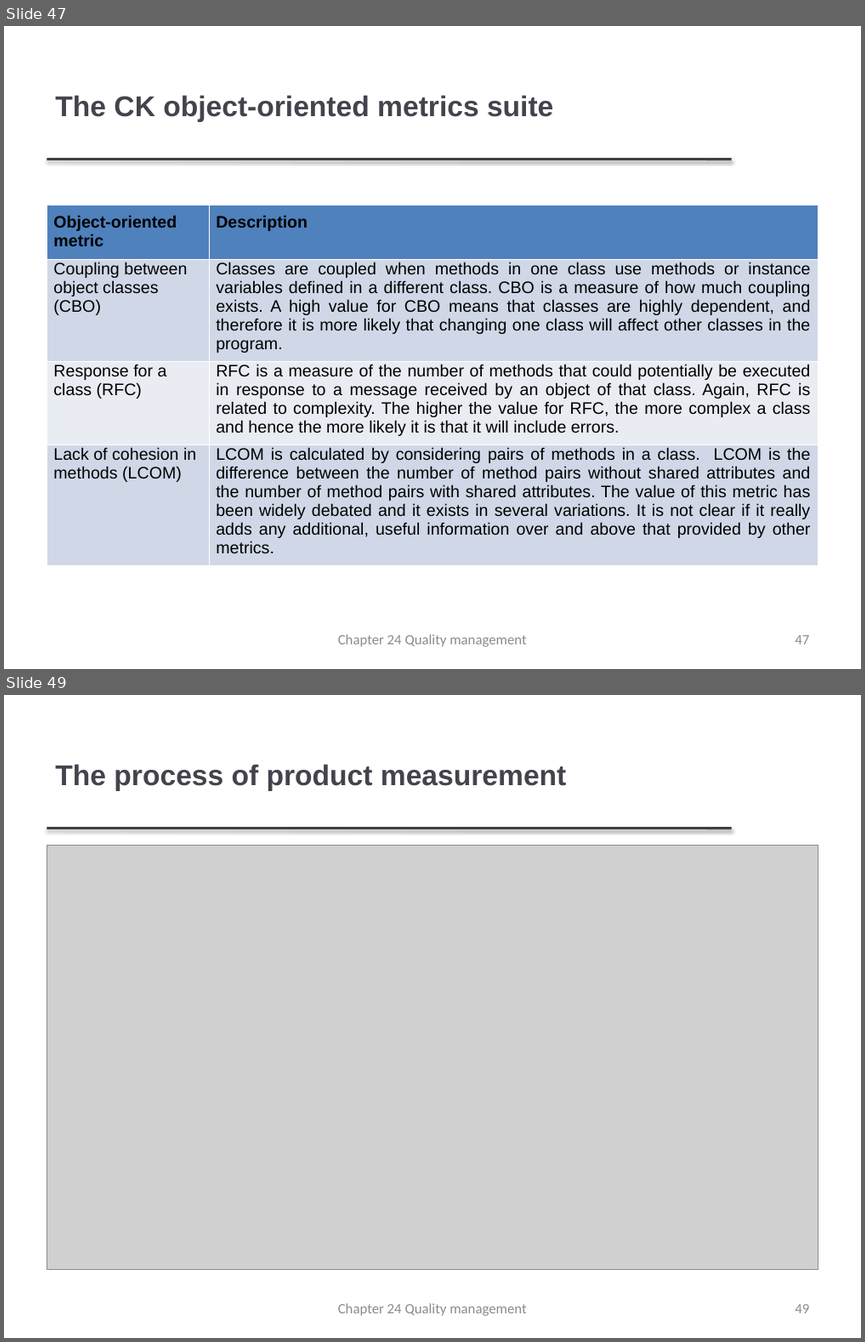
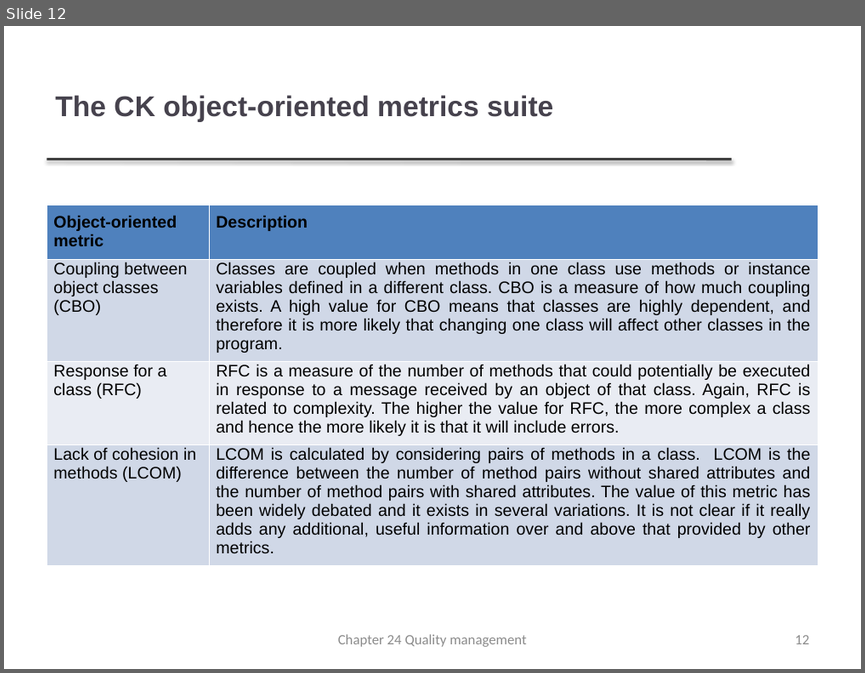
Before and after one commit to 132u/smart, a slide deck: TestingFiles/FilesForStandaloneDifferentFormatsFolder/pptxFile.pptx. Shown one above the other, each under a label of ours: slides 47 and 49 before the commit, slide 12 after it; the slides between them are not shown. The pictures are 865x1342 and 865x673 pixels, drawn with LibreOffice and Linux fonts; fonts in the diff are those of the drawing; grey boxes stand for pictures; background and template pictures are left out. Boxes give left, top, right and bottom in pixels: in the first picture for what was removed or moved away, otherwise in the second. Text is boxed around its words. In the diff, an @@ line names an element or a change of style, - is before the commit and + after.

```diff
--- a/TestingFiles/FilesForStandaloneDifferentFormatsFolder/pptxFile.pptx
+++ b/TestingFiles/FilesForStandaloneDifferentFormatsFolder/pptxFile.pptx
@@ slide 49 removed at <box>4,695,861,1338</box>, background #FFFFFF; not listed: 1 template element that a slide beside it also shows @@
@@ title removed at <box>55,764,566,791</box> @@
-The process of product measurement
@@ picture removed at <box>46,845,818,1269</box> @@
@@ text removed at <box>338,1303,526,1315</box> @@
-Chapter 24 Quality management
@@ page number removed at <box>794,1304,809,1313</box> @@
-49
@@ what was slide 47 is now slide 12 @@
@@ page number at <box>794,635,809,644</box>: text changed @@
-47
+12
```
Also in this commit, not shown: 38 other slides removed, 11 other files.
